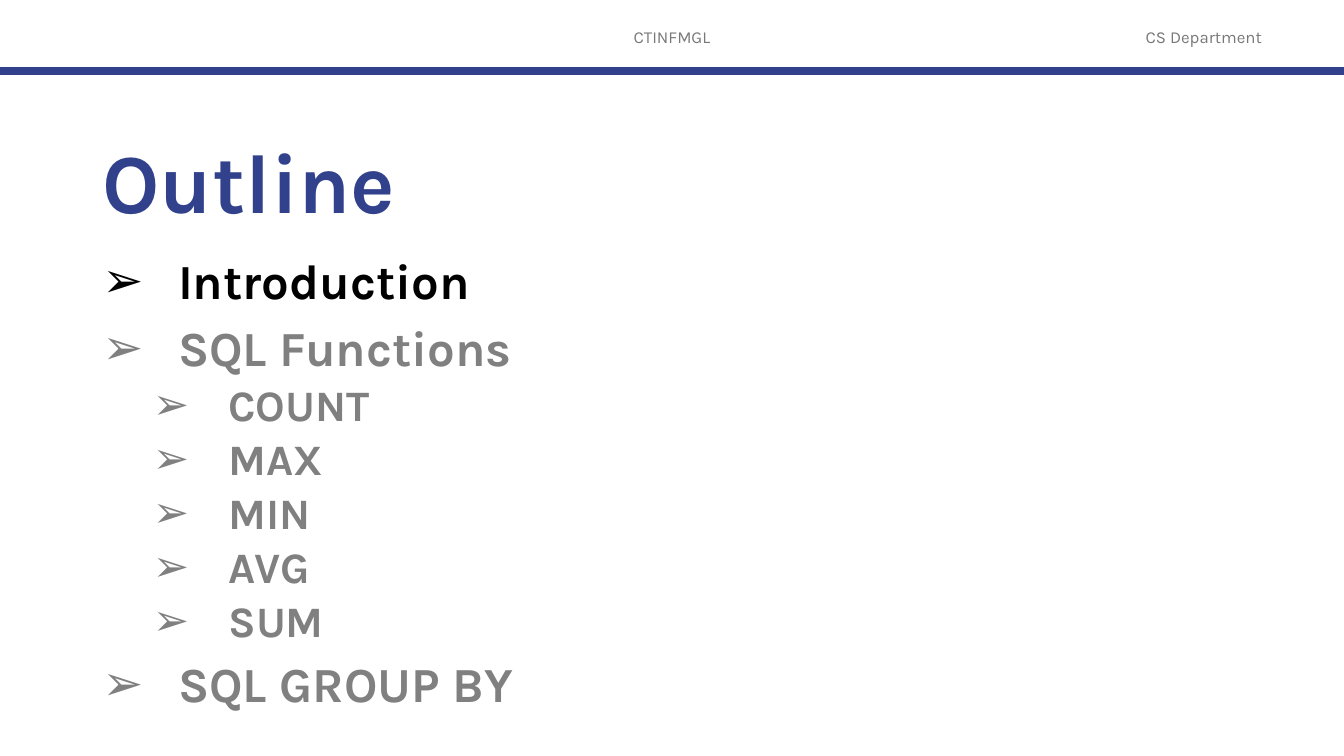
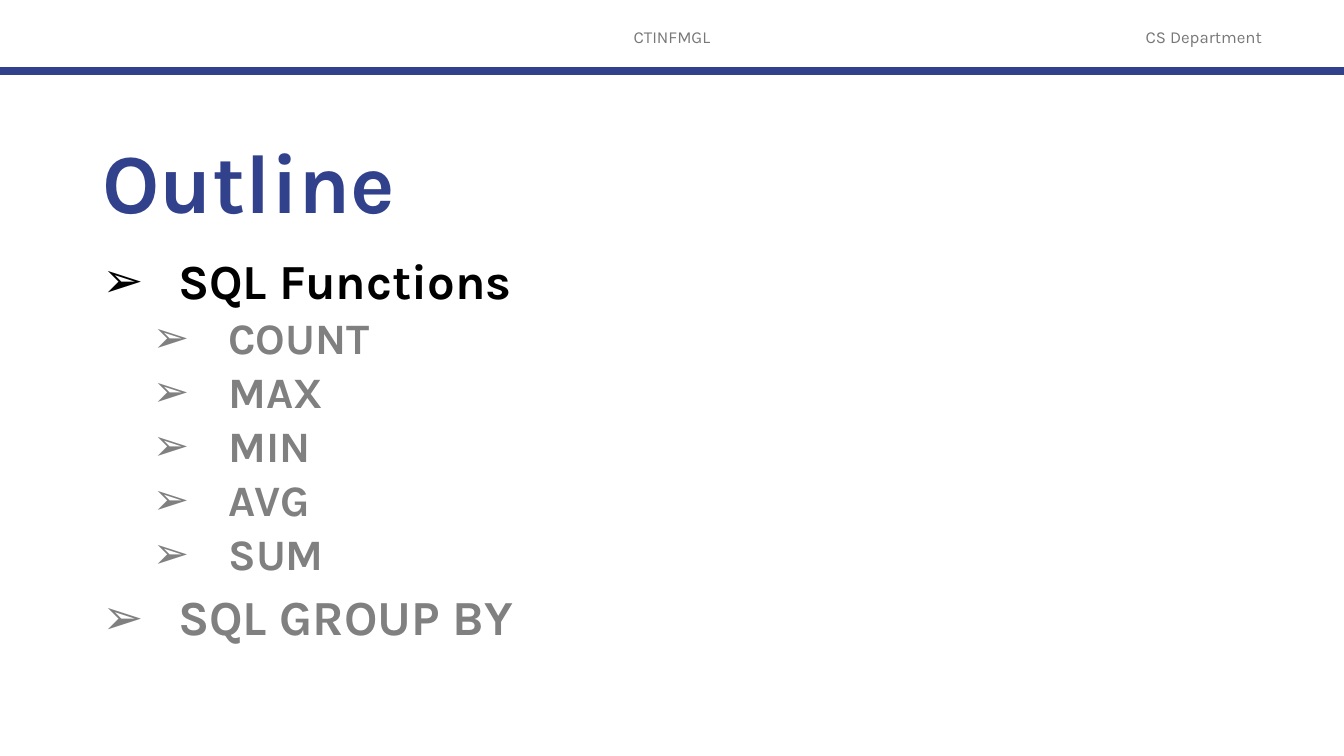
Before and after one commit to robitussin/CTINFMGL, a slide deck: slide 2 of 07 - Introduction to SQL/SQL Functions and GROUP BY.pptx. Drawn at 1344x756 pixels with LibreOffice and Linux fonts; fonts in the diff are those of the drawing; background and template pictures are left out. Boxes give left, top, right and bottom in pixels: in the first picture for what was removed or moved away, otherwise in the second. Text is boxed around its words. In the diff, an @@ line names an element or a change of style, - is before the commit and + after.

```diff
--- a/07 - Introduction to SQL/SQL Functions and GROUP BY.pptx
+++ b/07 - Introduction to SQL/SQL Functions and GROUP BY.pptx
@@ text at [178, 264, 470, 300]: paragraph removed @@
-➢ Introduction
@@ text at [178, 264, 511, 308]: text colour #808080 to #000000 in "SQL Functions" @@
```
Also in this commit, not shown: 3 slides added, 1 slide removed.
